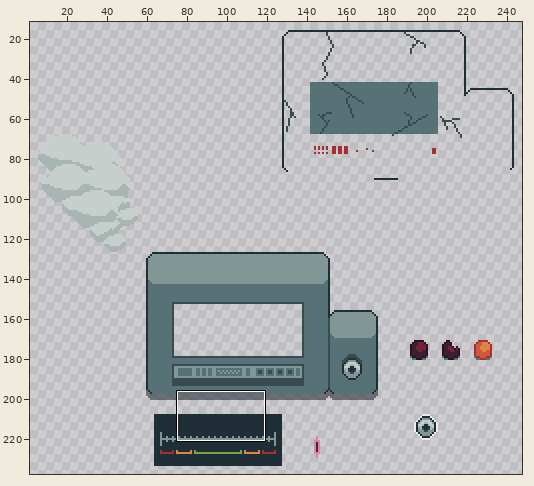
Two versions of one pixel-art file, Assets/Textures/Calibration Module.aseprite. Above, an overview of the earlier version with the close-up marked.
Close-up. Before:
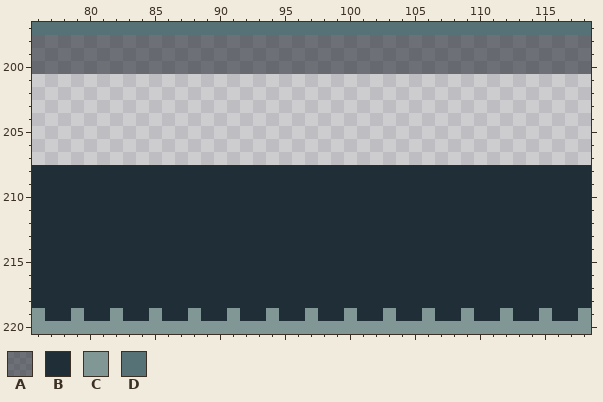
256x256 pixels, 1 frame. Shown: x 76..118, y 197..220. The wide view leaves out empty margins. The commit also changed other parts of the picture, which this record leaves out.
Visible layers, top first: "Bulb off", "Bulb broken", "Bulb On", "Cursor", "Screen", "Broken Smoke", "Broken Modu Copy", "Layer 1", "Module", "Shadow" opacity 50%.
Palette (. is transparent): A #10141f80  B #202e37  C #819796  D #577277
Pixels before, first column x 76:
197 DDDDDDDDDDDDDDDDDDDDDDDDDDDDDDDDDDDDDDDDDDD
198 AAAAAAAAAAAAAAAAAAAAAAAAAAAAAAAAAAAAAAAAAAA
199 AAAAAAAAAAAAAAAAAAAAAAAAAAAAAAAAAAAAAAAAAAA
200 AAAAAAAAAAAAAAAAAAAAAAAAAAAAAAAAAAAAAAAAAAA
201 ...........................................
202 ...........................................
203 ...........................................
204 ...........................................
205 ...........................................
206 ...........................................
207 ...........................................
208 BBBBBBBBBBBBBBBBBBBBBBBBBBBBBBBBBBBBBBBBBBB
209 BBBBBBBBBBBBBBBBBBBBBBBBBBBBBBBBBBBBBBBBBBB
210 BBBBBBBBBBBBBBBBBBBBBBBBBBBBBBBBBBBBBBBBBBB
211 BBBBBBBBBBBBBBBBBBBBBBBBBBBBBBBBBBBBBBBBBBB
212 BBBBBBBBBBBBBBBBBBBBBBBBBBBBBBBBBBBBBBBBBBB
213 BBBBBBBBBBBBBBBBBBBBBBBBBBBBBBBBBBBBBBBBBBB
214 BBBBBBBBBBBBBBBBBBBBBBBBBBBBBBBBBBBBBBBBBBB
215 BBBBBBBBBBBBBBBBBBBBBBBBBBBBBBBBBBBBBBBBBBB
216 BBBBBBBBBBBBBBBBBBBBBBBBBBBBBBBBBBBBBBBBBBB
217 BBBBBBBBBBBBBBBBBBBBBBBBBBBBBBBBBBBBBBBBBBB
218 BBBBBBBBBBBBBBBBBBBBBBBBBBBBBBBBBBBBBBBBBBB
219 CBBCBBCBBCBBCBBCBBCBBCBBCBBCBBCBBCBBCBBCBBC
220 CCCCCCCCCCCCCCCCCCCCCCCCCCCCCCCCCCCCCCCCCCC
The result:
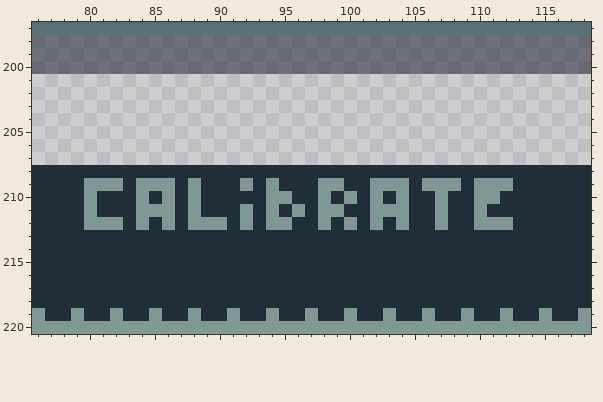
The edit:
layer "Screen Text" added
Layer "Screen Text":
y 209: x 80..82 BBB -> CCC; x 84..86 BBB -> CCC; x 88 B -> C; x 92 B -> C; x 94 B -> C; x 98..99 BB -> CC; x 102..104 BBB -> CCC; x 106..108 BBB -> CCC; x 110..112 BBB -> CCC
y 210: x 80 B -> C; x 84 B -> C; x 86 B -> C; x 88 B -> C; x 94..95 BB -> CC; x 98 B -> C; x 100 B -> C; x 102 B -> C; x 104 B -> C; x 107 B -> C; x 110..111 BB -> CC
y 211: x 80 B -> C; x 84..86 BBB -> CCC; x 88 B -> C; x 92 B -> C; x 94 B -> C; x 96 B -> C; x 98..99 BB -> CC; x 102..104 BBB -> CCC; x 107 B -> C; x 110 B -> C
y 212: x 80..82 BBB -> CCC; x 84 B -> C; x 86 B -> C; x 88..90 BBB -> CCC; x 92 B -> C; x 94..95 BB -> CC; x 98 B -> C; x 100 B -> C; x 102 B -> C; x 104 B -> C; x 107 B -> C; x 110..112 BBB -> CCC
Where, in picture pixels (left, top, right, bottom), the same in both close-ups:
changed: (84, 178, 513, 230)
